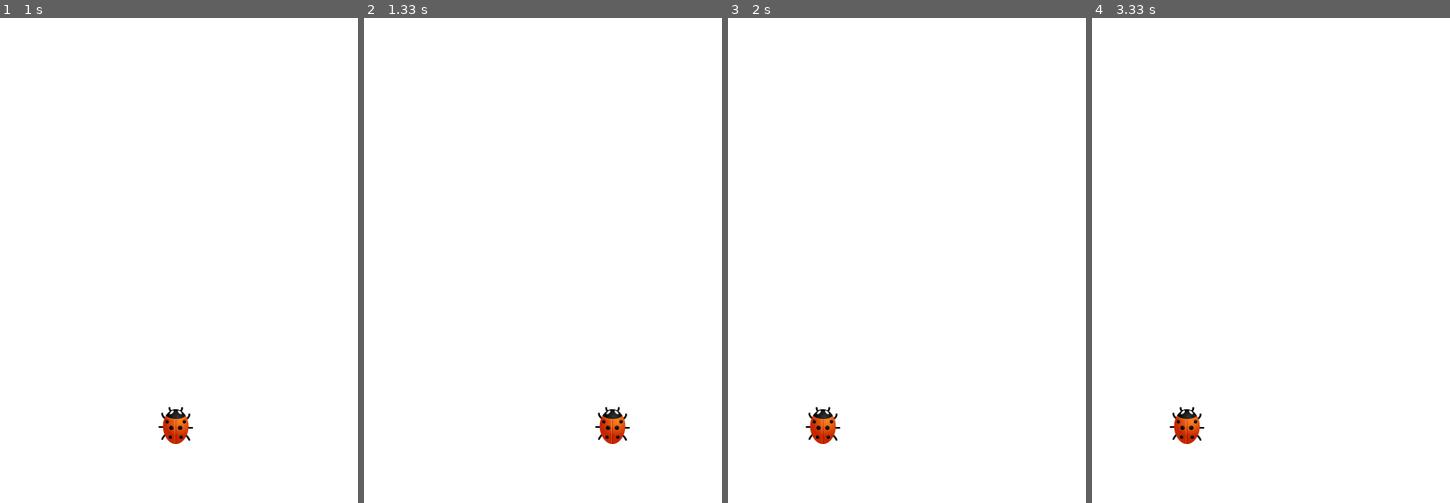
Above: before the commit, frames 1-4 (left to right).
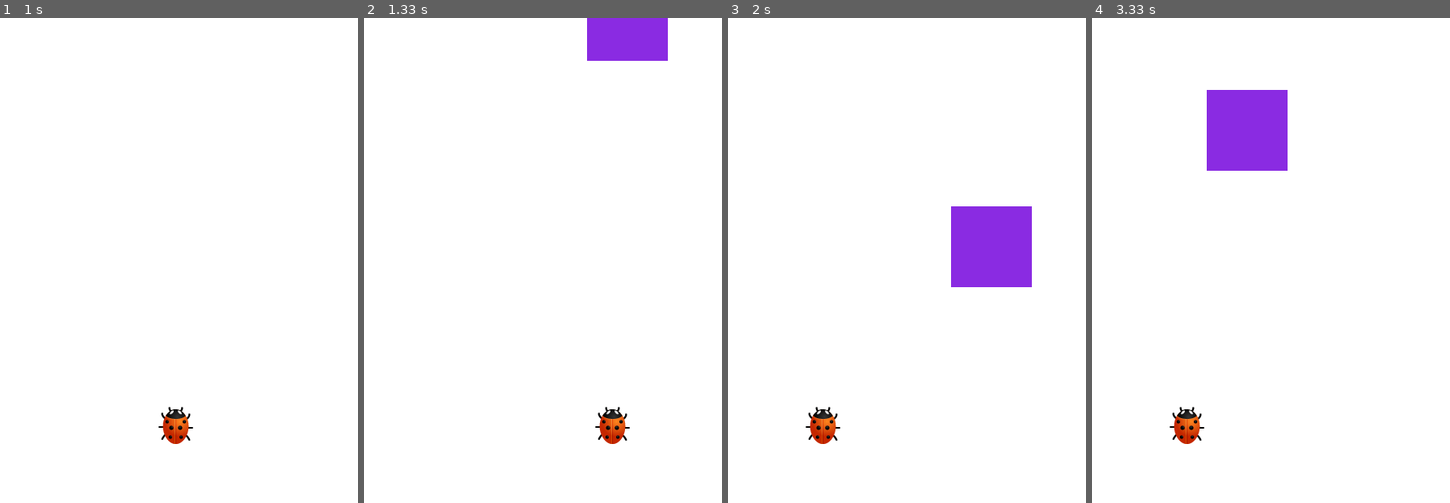
Above: after the commit, the same moments.

Repository: iAshkanRahmani/CarRace
Game: pygame game, started from pygame1.py
The game is run twice, just before and just after one commit, with the same random seed, the same clock (stepped at 60 frames per second) and the same inputs.
Inputs:
- Up to frame 1 (1 s): hold Right 0.33-0.8 s; hold Right from 0.83 s (still down)
- Up to frame 2 (1.33 s): release Right at 1.3 s
- Up to frame 3 (2 s): hold Left 1.33-1.87 s; hold Left from 1.9 s (still down)
- Up to frame 4 (3.33 s): release Left at 2.3 s; hold Right 2.33-2.97 s; hold Left from 3 s (still down)

Frame 1 is identical in both runs. In frame 2, 2.0% of the frame differs, in the area x 62-85%, y 0-9%; in frame 3, 3.8%, in the area x 62-85%, y 38-56%; in frame 4, 3.8%.

Commit message:
add stuff(object) for race and random start object

Diff:
--- a/pygame1.py
+++ b/pygame1.py
@@ -1,5 +1,6 @@
 import pygame
 import time
+import random
 pygame.init()
 
 #colors
@@ -20,6 +21,8 @@
 
 carimg = pygame.image.load('gg.png')
 
+def stuff(stuffx,stuffy,stuffw,stuffh,color):
+    pygame.draw.rect(gameDisplay,color,[stuffx,stuffy,stuffw,stuffh])
 
 def car(x,y):
     gameDisplay.blit(carimg,(x,y))
@@ -46,6 +49,12 @@
 
     x_change = 0
 
+    stuff_startx = random.randrange(0,display_width)
+    stuff_starty = -600
+    stuff_speed = 7
+    stuff_witdth = 100
+    stuff_height = 100
+
     GameExit = False
 
     while not GameExit:
@@ -66,10 +75,19 @@
 
         x += x_change
         gameDisplay.fill(white)
+
+        #stuff(stuffx,stuffy,stuffw,stuffh,color)
+        stuff(stuff_startx,stuff_starty,stuff_witdth,stuff_height,purple)
+        stuff_starty += stuff_speed
+
         car(x,y)
 
         if x > display_width - car_width or x < 0:
             crash()
+
+        if stuff_starty > display_height:
+            stuff_starty = 0 - stuff_height
+            stuff_startx = random.randrange(0,display_width)
 
         pygame.display.update()
         clock.tick(60)
